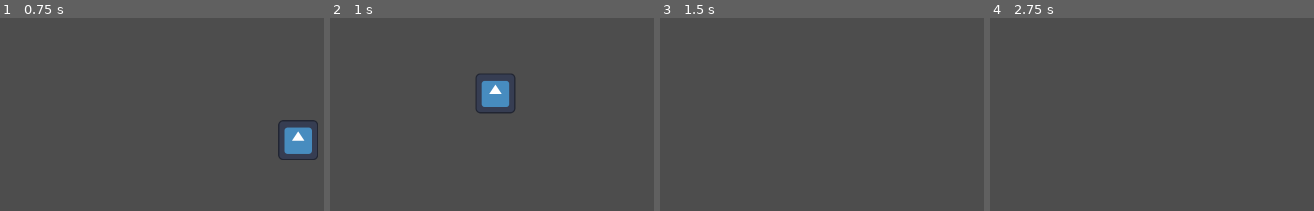
Above: before the commit, frames 1-4 (left to right).
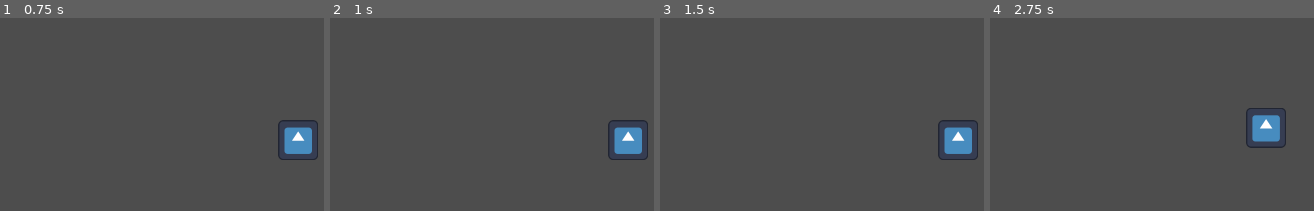
Above: after the commit, the same moments.

Repository: JoeOrchard03/Bubble-Fish
Game: Godot game, scene res://Scenes/MainScene.tscn
Two runs of this game, one before a commit and one after it. Both use one fixed random seed, a clock stepped at 60 frames per second and the inputs below. The project has no main scene, so this scene is started directly. The engine's default icon, where the game draws it, is replaced by a stand-in: a white triangle on a blue panel in a dark square.
Inputs (mouse positions are in pixels of both pictures, inside the frame that each line leads up to):
- Up to frame 1 (0.75 s): tap Enter at 0.5 s; move the mouse to (outside the picture) at 0.52 s; click (outside the picture) at 0.67 s
- Up to frame 2 (1 s): no input
- Up to frame 3 (1.5 s): drag from (844, 158) to (outside the picture) at 1.27 s
- Up to frame 4 (2.75 s): move the mouse to (outside the picture) at 2.02 s; click (outside the picture) at 2.17 s

Frame 1 is identical in both runs. In frame 2, 3.0% of the frame differs, in the area x 45-99%, y 29-74%; in frame 3, 1.5%; in frame 4, 1.6%.

Commit message:
consider these jorts thoroughly jorked

Diff:
--- a/Scripts/control_logic.gd
+++ b/Scripts/control_logic.gd
@@ -2,7 +2,7 @@
 
 @export var net:Node
 
-var start_pos: Vector2
+var start_pos: Vector2 = Vector2(-1, -1)
 var final_pos: Vector2
 
 var launch_direction:Vector2
@@ -31,7 +31,7 @@
 		print(final_pos)
 
 
-		net.apply_central_impulse(launch_direction*launch_force)
+		net.apply_central_impulse(launch_direction*(launch_force/5))
 
 		start_pos = Vector2(-1, -1)
 		once = true
@@ -49,6 +49,6 @@
 		else:
 			once = false
 	if event is InputEventScreenDrag or event is InputEventScreenTouch:
-		if start_pos == Vector2(-1, -1) or start_pos == null:
+		if start_pos == Vector2(-1, -1):
 			start_pos = event.position
 		final_pos = event.position
